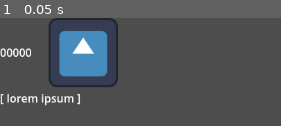
Above: before the commit, frame 1.
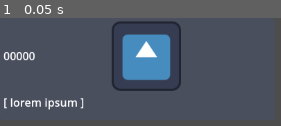
Above: after the commit, the same moment.

Repository: noidexe/rosita-eston
Game: Godot game, scene res://scenes/Glossary/glyph_entry.tscn
The game is run twice, just before and just after one commit, with the same random seed, the same clock (stepped at 60 frames per second) and the same inputs. This scene is started directly instead of the project's main scene. The engine's default icon, where the game draws it, is replaced by a stand-in: a white triangle on a blue panel in a dark square.
Inputs:
- Up to frame 1 (0.05 s): no input

The runs differ from the first frame. In frame 1, 22% of the frame differs, in the area x 0-65%, y 0-86%.

Commit message:
Improve glossary
Auto set UI scale

run nin low processor mode

Diff:
--- a/project.godot
+++ b/project.godot
@@ -13,6 +13,7 @@
 config/name="Rosita Estón"
 run/main_scene="uid://6dxasujv64im"
 config/features=PackedStringArray("4.4", "GL Compatibility")
+run/low_processor_mode=true
 config/icon="res://icon.svg"
 
 [autoload]
--- a/scenes/Glossary/glossary.gd
+++ b/scenes/Glossary/glossary.gd
@@ -32,7 +32,16 @@
 	%Details.add_child(glyph_editor)
 	glyph_editor.glyph = glyph
 	glyph_selected.emit(glyph)
-
+	for child in %Sources.get_children():
+		child.queue_free()
+	for location in glyph.locations:
+		var texture = TextureRect.new()
+		texture.expand_mode = TextureRect.EXPAND_FIT_HEIGHT_PROPORTIONAL
+		texture.stretch_mode = TextureRect.STRETCH_KEEP_ASPECT_CENTERED
+		texture.size_flags_horizontal = Control.SIZE_FILL
+		texture.size_flags_horizontal = Control.SIZE_FILL
+		texture.texture = Database.texture_cache.get_thumbnail(location.path)
+		%Sources.add_child(texture)
 
 func _on_perfect_toggled(_toggled_on: bool) -> void:
 	_on_query_text_submitted(%Query.text)
--- a/scenes/Glossary/glossary.tscn
+++ b/scenes/Glossary/glossary.tscn
@@ -3,6 +3,10 @@
 [ext_resource type="Script" uid="uid://bo1anp52el4e5" path="res://scenes/Glossary/glossary.gd" id="1_l3ttd"]
 
 [sub_resource type="StyleBoxFlat" id="StyleBoxFlat_l3ttd"]
+content_margin_left = 10.0
+content_margin_top = 5.0
+content_margin_right = 10.0
+content_margin_bottom = 5.0
 bg_color = Color(0.193359, 0.206201, 0.25, 1)
 
 [sub_resource type="StyleBoxFlat" id="StyleBoxFlat_d1mkm"]
@@ -61,6 +65,7 @@
 layout_mode = 2
 size_flags_horizontal = 3
 size_flags_vertical = 3
+theme_override_constants/separation = 5
 
 [node name="DetailsContainer" type="ScrollContainer" parent="Content"]
 layout_mode = 2
@@ -83,6 +88,8 @@
 [node name="Sources" type="VBoxContainer" parent="Content/SourcesContainer"]
 unique_name_in_owner = true
 layout_mode = 2
+size_flags_horizontal = 3
+size_flags_vertical = 3
 
 [connection signal="text_submitted" from="SearchBox/Query" to="." method="_on_query_text_submitted"]
 [connection signal="toggled" from="SearchBox/Perfect" to="." method="_on_perfect_toggled"]
--- a/scenes/Glossary/glyph_entry.gd
+++ b/scenes/Glossary/glyph_entry.gd
@@ -1,4 +1,4 @@
-extends VBoxContainer
+extends PanelContainer
 class_name GlyphEntry
 
 signal selected()
@@ -14,16 +14,24 @@
 
 
 func _on_gui_input(event: InputEvent) -> void:
-	if event is InputEventMouseButton and event.is_pressed():
+	if event is InputEventMouseButton and event.is_pressed() and (event as InputEventMouseButton).button_index == MOUSE_BUTTON_LEFT:
 		selected.emit()
 
 func _update_display():
 	if glyph == null:
 		return
+	if glyph.destroyed:
+		queue_free()
+		return
 	if not is_inside_tree():
 		await ready
 	%Id.text = str(glyph.id).pad_zeros(5)
-	%Definitions.text = str(glyph.definitions)
+	var defs_text = ""
+	for def in glyph.definitions:
+		defs_text += def
+		defs_text += ", "
+	defs_text = defs_text.trim_suffix(", ")
+	%Definitions.text = defs_text
 	var first_location = glyph.locations.front()
 	if first_location == null:
 		%Glyph.texture = null
--- a/scenes/Glossary/glyph_entry.tscn
+++ b/scenes/Glossary/glyph_entry.tscn
@@ -1,34 +1,50 @@
-[gd_scene load_steps=3 format=3 uid="uid://cwp60k603jkko"]
+[gd_scene load_steps=4 format=3 uid="uid://cwp60k603jkko"]
 
 [ext_resource type="Script" uid="uid://bwr6lcpewr5pe" path="res://scenes/Glossary/glyph_entry.gd" id="1_xg4g2"]
 [ext_resource type="Texture2D" uid="uid://c3uqsfadgbp2x" path="res://icon.svg" id="2_i87u2"]
 
-[node name="GlyphEntry" type="VBoxContainer"]
-offset_right = 184.0
-offset_bottom = 155.0
-size_flags_horizontal = 3
+[sub_resource type="StyleBoxFlat" id="StyleBoxFlat_i87u2"]
+content_margin_left = 5.0
+content_margin_top = 5.0
+content_margin_right = 5.0
+content_margin_bottom = 5.0
+bg_color = Color(0.28952, 0.310962, 0.369828, 1)
+corner_radius_top_left = 5
+corner_radius_top_right = 5
+corner_radius_bottom_right = 5
+corner_radius_bottom_left = 5
+
+[node name="GlyphEntry" type="PanelContainer"]
+offset_right = 396.0
+offset_bottom = 147.0
 size_flags_vertical = 0
+theme_override_styles/panel = SubResource("StyleBoxFlat_i87u2")
 script = ExtResource("1_xg4g2")
 
-[node name="HBox" type="HBoxContainer" parent="."]
+[node name="VBox" type="VBoxContainer" parent="."]
+layout_mode = 2
+theme_override_constants/separation = 5
+
+[node name="HBox" type="HBoxContainer" parent="VBox"]
 layout_mode = 2
 theme_override_constants/separation = 10
 
-[node name="Id" type="Label" parent="HBox"]
+[node name="Id" type="Label" parent="VBox/HBox"]
 unique_name_in_owner = true
 layout_mode = 2
+size_flags_horizontal = 0
 text = "00000"
 
-[node name="Glyph" type="TextureRect" parent="HBox"]
+[node name="Glyph" type="TextureRect" parent="VBox/HBox"]
 unique_name_in_owner = true
-custom_minimum_size = Vector2(0, 100)
+custom_minimum_size = Vector2(300, 100)
 layout_mode = 2
-size_flags_horizontal = 3
+size_flags_horizontal = 2
 texture = ExtResource("2_i87u2")
 expand_mode = 1
 stretch_mode = 5
 
-[node name="Definitions" type="Label" parent="."]
+[node name="Definitions" type="Label" parent="VBox"]
 unique_name_in_owner = true
 layout_mode = 2
 text = "[ lorem ipsum ]"
--- a/scenes/main.gd
+++ b/scenes/main.gd
@@ -10,8 +10,7 @@
 var tool_instances : Dictionary[Tools, Node] = {}
 
 func _ready() -> void:
-	#Database.db_load()
-
+	_set_ui_scale()
 	for node in %ToolBar.get_children():
 		%ToolBar.remove_child(node)
 
@@ -28,6 +27,10 @@
 		var tool_scene : Node = (tool_scenes[key].scene as PackedScene).instantiate()
 		tool_instances[key] = tool_scene
 
+func _set_ui_scale():
+	get_window().content_scale_factor = DisplayServer.screen_get_dpi() / 96.0
+
+
 func _on_tool_selected( tool : Tools):
 	for node in %Content.get_children():
 		%Content.remove_child(node)
